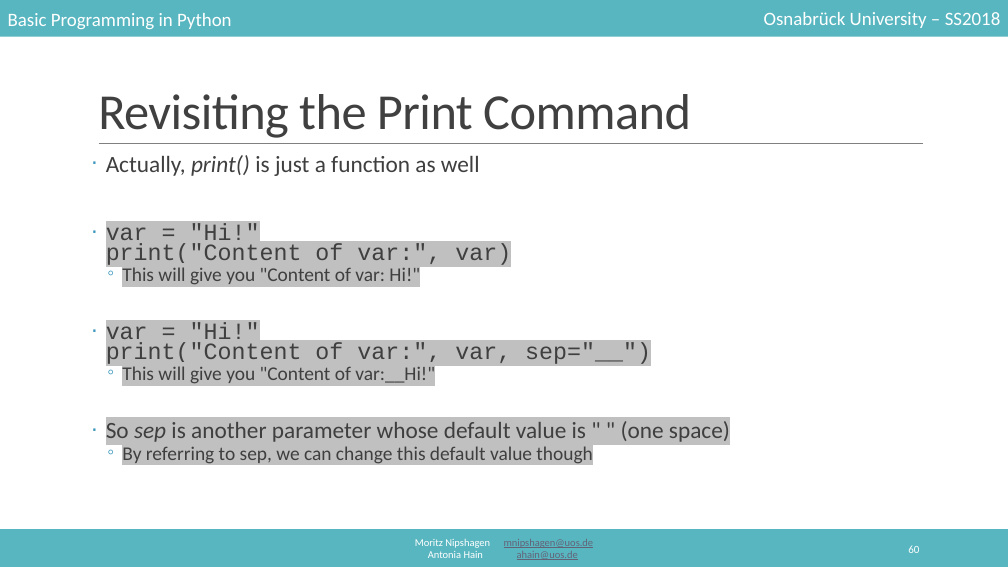
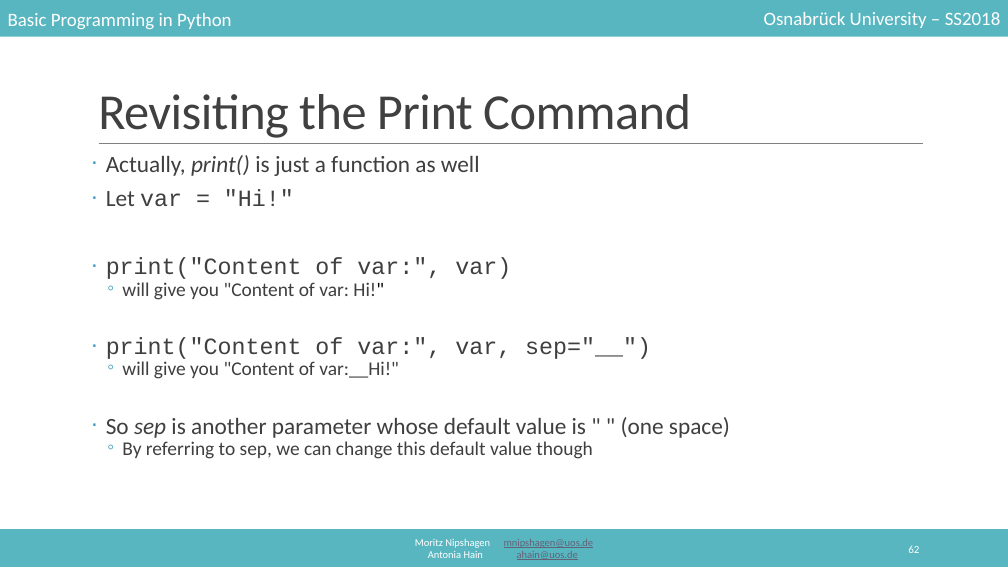
Before and after one commit to mnipshagen/monty, a slide deck: slide 62 of 2018/02/Syntax_and_variables.pptx (slide 60 before the commit). Drawn at 1008x567 pixels with LibreOffice and Linux fonts; fonts in the diff are those of the drawing. Boxes give left, top, right and bottom in pixels: in the first picture for what was removed or moved away, otherwise in the second. Text is boxed around its words. In the diff, an @@ line names an element or a change of style, - is before the commit and + after.

```diff
--- a/2018/02/Syntax_and_variables.pptx
+++ b/2018/02/Syntax_and_variables.pptx
@@ text at bbox=[106, 189, 651, 379]: text changed @@
-· var = "Hi!"
-  print("Content of var:", var)
-  ◦ This will give you "Content of var: Hi!"
-· var = "Hi!"
-  print("Content of var:", var, sep="__")
-  ◦ This will give you "Content of var:__Hi!"
+· Let var = "Hi!"
+· print("Content of var:", var)
+  ◦ will give you "Content of var: Hi!"
+· print("Content of var:", var, sep="__")
+  ◦ will give you "Content of var:__Hi!"
@@ text at bbox=[106, 417, 730, 459]: highlight #C0C0C0 to none in "So sep is another parameter whose default ...", "By referring to sep, we can change ..." @@
@@ page number at bbox=[908, 545, 919, 553]: text changed @@
-60
+62
```
Also in this commit, not shown: 29 other slides changed, 3 slides added, 1 slide removed, 3 other files.
